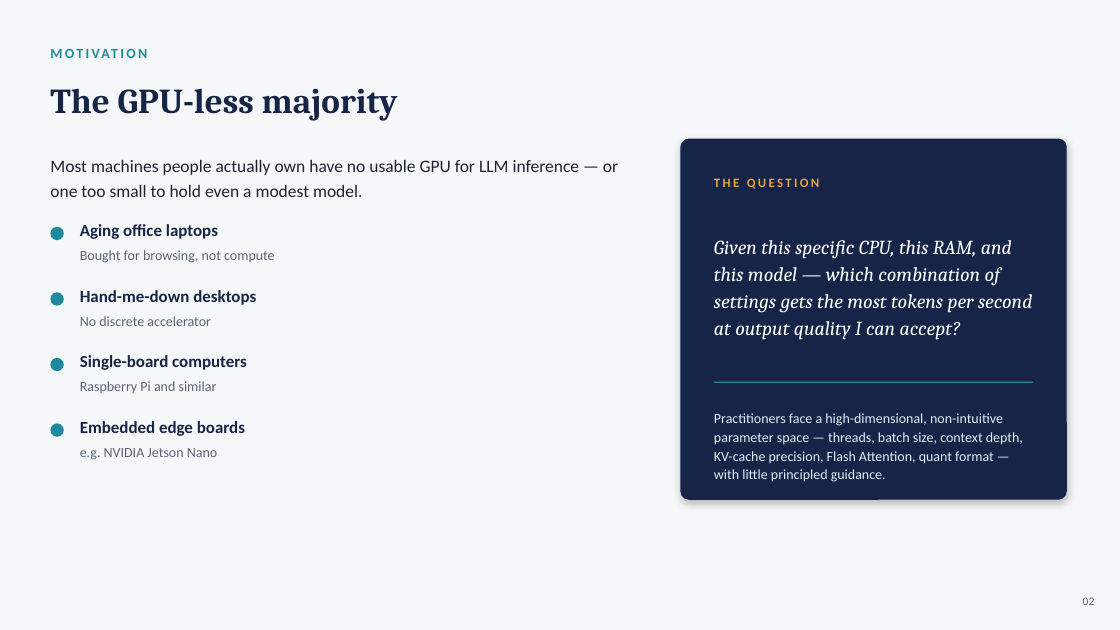
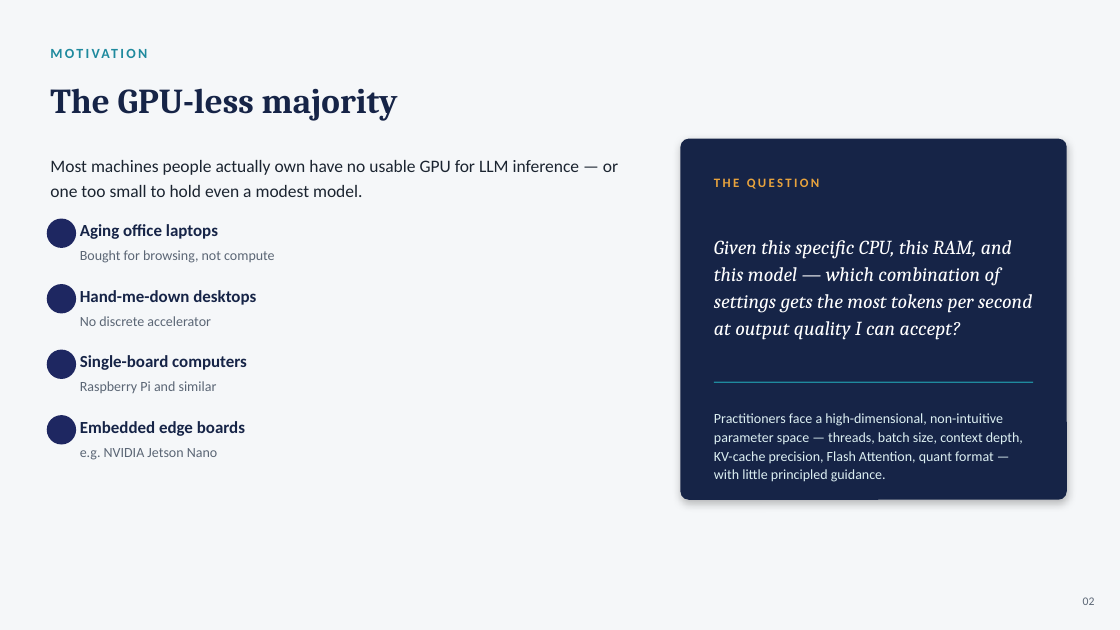
Before and after one commit to Yassine-Hattay/LLMs_inference_on_CPU, a slide deck: slide 2 of Presentation_and_report/CPU_LLM_Inference_Defense.pptx. Drawn at 1120x630 pixels with LibreOffice and Linux fonts; fonts in the diff are those of the drawing; background and template pictures are left out. Boxes give left, top, right and bottom in pixels: in the first picture for what was removed or moved away, otherwise in the second. Text is boxed around its words. In the diff, an @@ line names an element or a change of style, - is before the commit and + after.

```diff
--- a/Presentation_and_report/CPU_LLM_Inference_Defense.pptx
+++ b/Presentation_and_report/CPU_LLM_Inference_Defense.pptx
@@ ellipse: place and size @@
-ellipse at box(50, 227, 64, 240)
+ellipse at box(47, 218, 76, 248)
@@ ellipse: place and size @@
-ellipse at box(50, 292, 64, 306)
+ellipse at box(47, 284, 76, 313)
@@ ellipse: place and size @@
-ellipse at box(50, 358, 64, 371)
+ellipse at box(47, 350, 76, 379)
@@ fill #1F8A9E to #1E2761 in 4 elements at box(47, 218, 76, 248), box(47, 284, 76, 313), box(47, 350, 76, 379), box(47, 415, 76, 444) @@
@@ ellipse: place and size @@
-ellipse at box(50, 423, 64, 437)
+ellipse at box(47, 415, 76, 444)
```
Also in this commit, not shown: 7 other slides changed, 1 other file.
